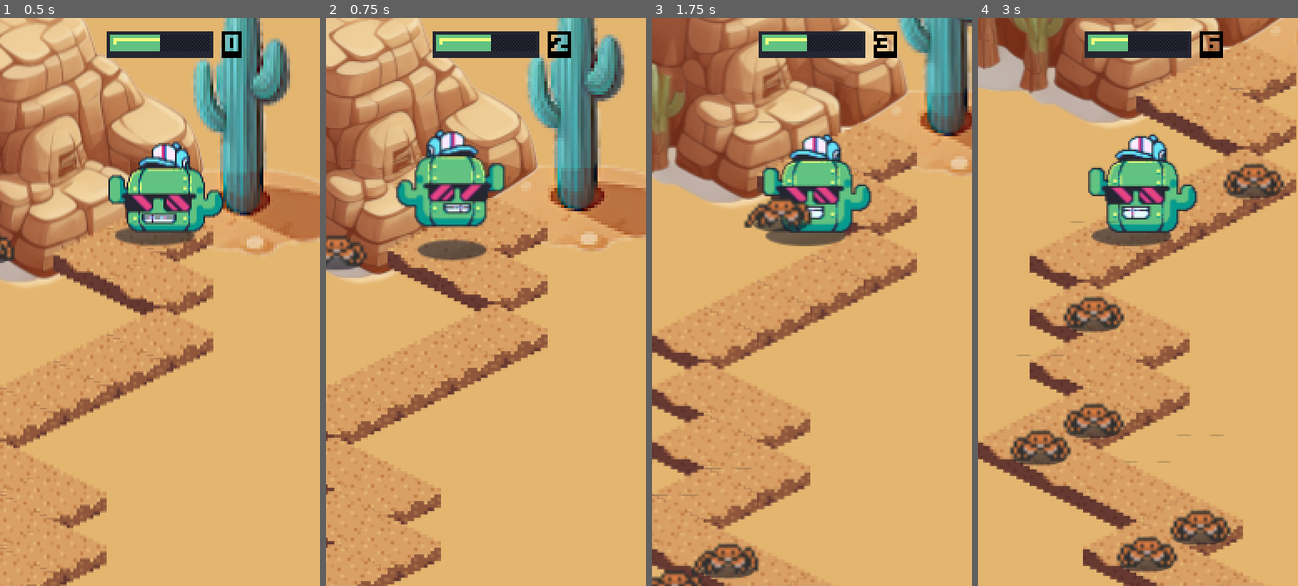
Above: before the commit, frames 1-4 (left to right).
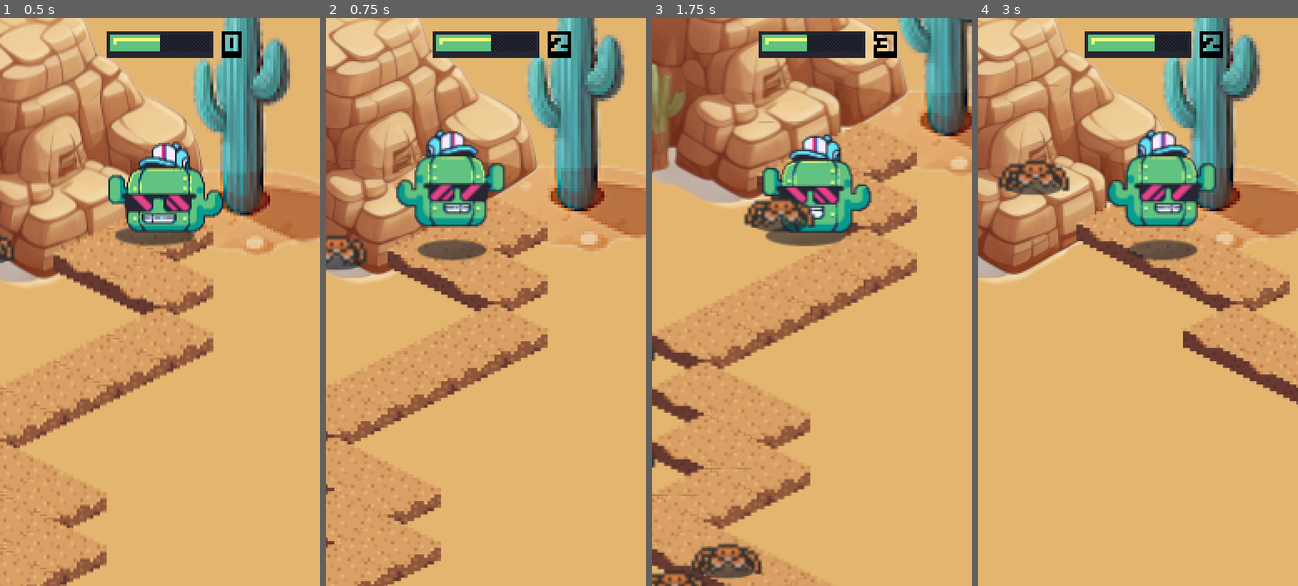
Above: after the commit, the same moments.

Repository: lzubiaur/godot-workshop
Game: Godot game, scene res://scenes/Game.tscn
The game is run twice, just before and just after one commit, with the same random seed, the same clock (stepped at 60 frames per second) and the same inputs.
Inputs:
- Up to frame 1 (0.5 s): no input
- Up to frame 2 (0.75 s): tap D (Dash) at 0.6 s
- Up to frame 3 (1.75 s): tap A (Jump) at 0.77, 1.52 s; tap D (Dash) at 1.35 s
- Up to frame 4 (3 s): tap D (Dash) at 2.1, 2.85 s

Frame 1 is identical in both runs. In frame 2, less than 0.1% of the frame differs, in the area x 5-14%, y 38-44%; in frame 3, 0.9%; in frame 4, 50%, in the area x 0-100%, y 0-100%.

Commit message:
Fix timeout

Diff:
--- a/scenes/Enemy.tscn
+++ b/scenes/Enemy.tscn
@@ -61,5 +61,5 @@
 sprite_frames = SubResource("6")
 animation = &"walking"
 autoplay = "walking"
-frame_progress = 0.21057
+frame_progress = 0.276865
 offset = Vector2(0, -12)
--- a/scripts/Game.gd
+++ b/scripts/Game.gd
@@ -16,7 +16,7 @@
 @onready var tileMap = $GroundTileMap
 
 var isGameover = false
-var isInvicible = true
+var isInvicible = false
 
 var moving = false
 var cached_inputs = {
@@ -163,9 +163,6 @@
 		global.high = global.score
 
 func respawn():
-	# TODO
-	# path_tween.stop_all()
-
 	# for some reasons we have to clear the path before respawn
 	# maybe because baked points are still cached?
 	path.curve.clear_points()
--- a/scripts/HeadupDisplay.gd
+++ b/scripts/HeadupDisplay.gd
@@ -4,6 +4,7 @@
 
 signal gameplay_timeout
 
+@onready var tween
 @onready var idle = global.gameplay.idle
 @onready var extra_time = global.gameplay.extra_time
 @onready var min_extra_time = global.gameplay.min_extra_time
@@ -14,7 +15,9 @@
 	set_timeout(global.gameplay.idle)
 
 func set_timeout(time):
-	var tween = create_tween().set_trans(Tween.TRANS_LINEAR).set_ease(Tween.EASE_IN_OUT)
+	if tween:
+		tween.kill()
+	tween = create_tween().set_trans(Tween.TRANS_LINEAR).set_ease(Tween.EASE_IN_OUT)
 	tween.tween_property($TextureProgressBar, "value", 0, time).from((time / global.MAX_IDLE_TIMEOUT) * 100)
 
 func get_remaining_time():
